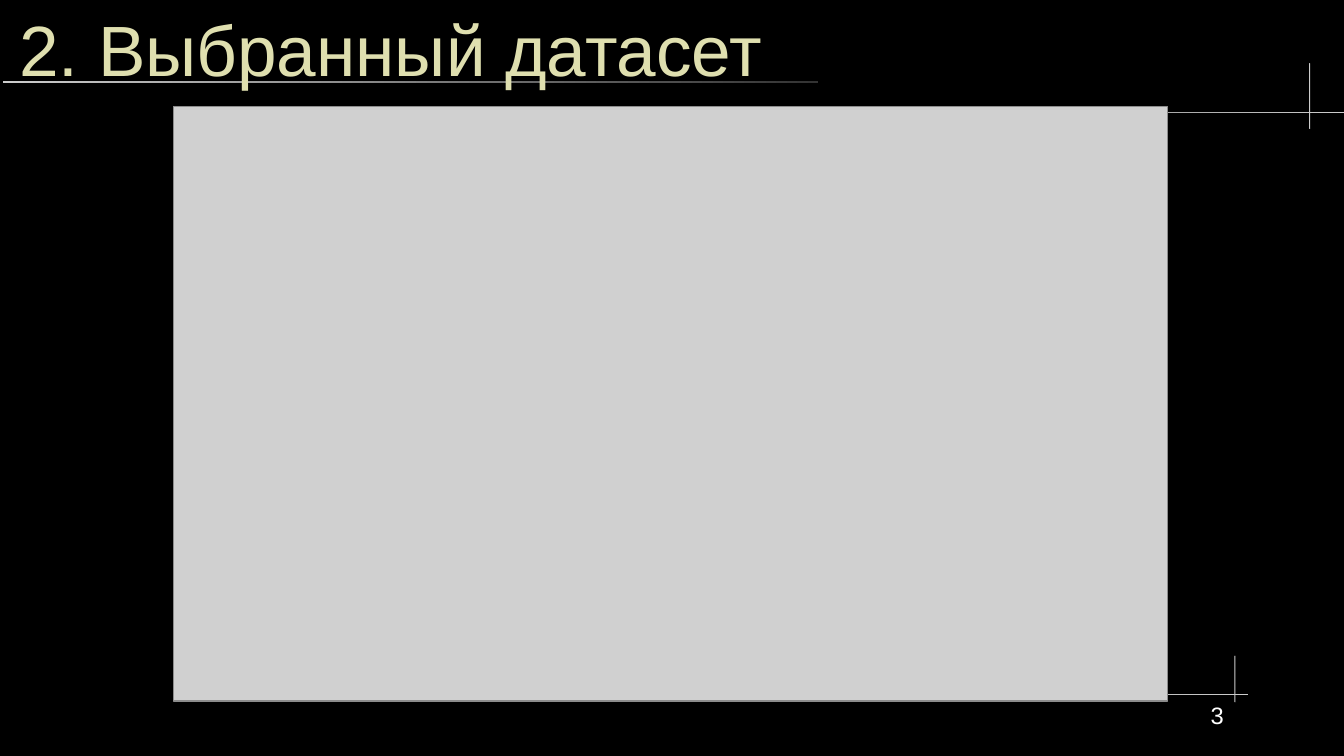
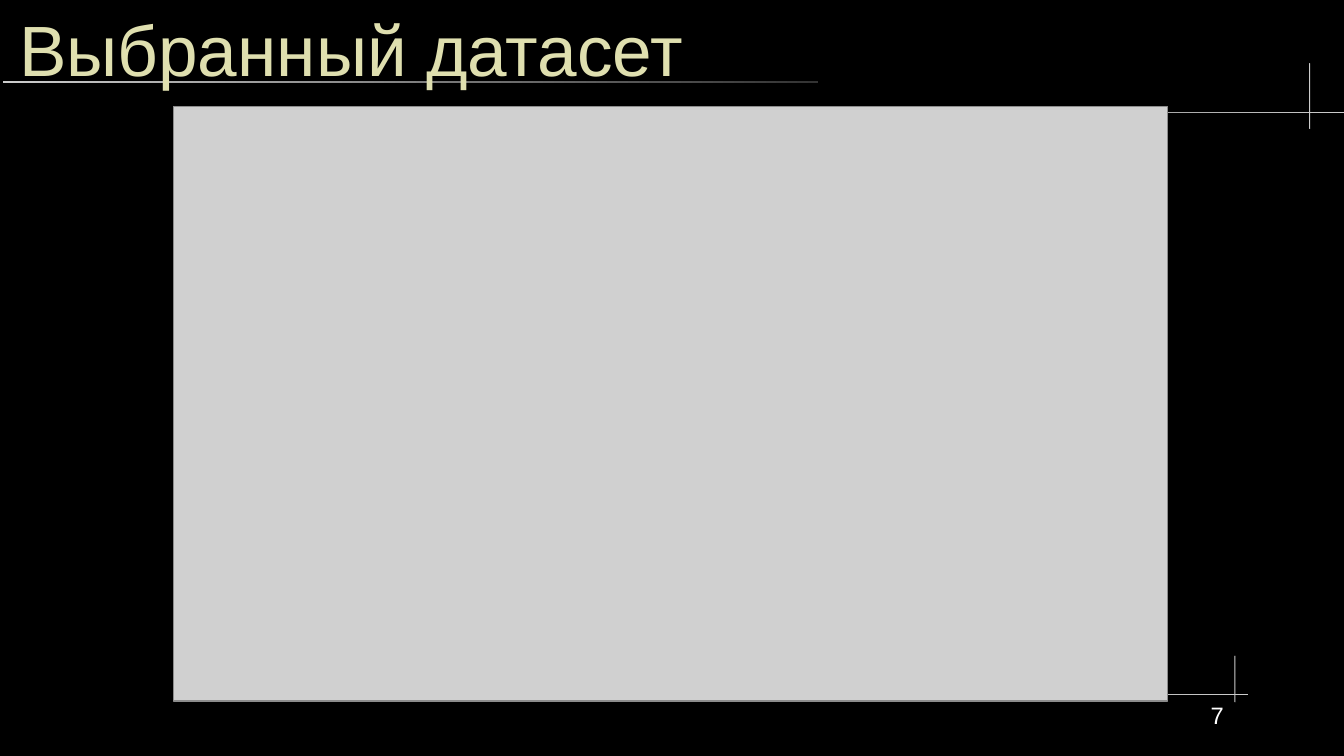
Before and after one commit to lxvevery1/LSTU_MAG, a slide deck: slide 7 of 5_1/ML/lab/coursework/presentation/ProjectOrg.odp (slide 3 before the commit). Drawn at 1344x756 pixels with LibreOffice and Linux fonts; fonts in the diff are those of the drawing; grey boxes stand for pictures. Boxes give left, top, right and bottom in pixels: in the first picture for what was removed or moved away, otherwise in the second. Text is boxed around its words. In the diff, an @@ line names an element or a change of style, - is before the commit and + after.

Commit message:
presentation

```diff
--- a/5_1/ML/lab/coursework/presentation/ProjectOrg.odp
+++ b/5_1/ML/lab/coursework/presentation/ProjectOrg.odp
@@ title at (19, 23, 683, 89): text changed @@
-2. Выбранный датасет
+Выбранный датасет
@@ page number at (1211, 707, 1224, 724): text changed @@
-3
+7
```
Also in this commit, not shown: 1 other slide changed, 13 slides added, 6 slides removed, 4 other files.
